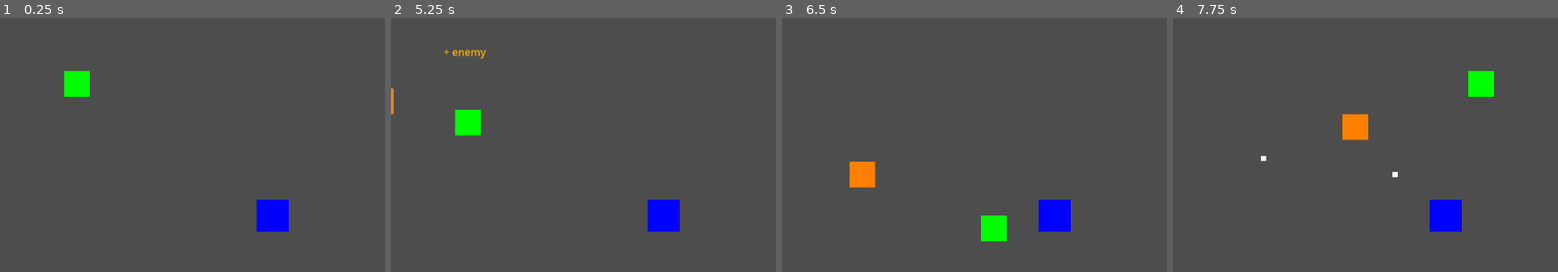
Above: before the commit, frames 1-4 (left to right).
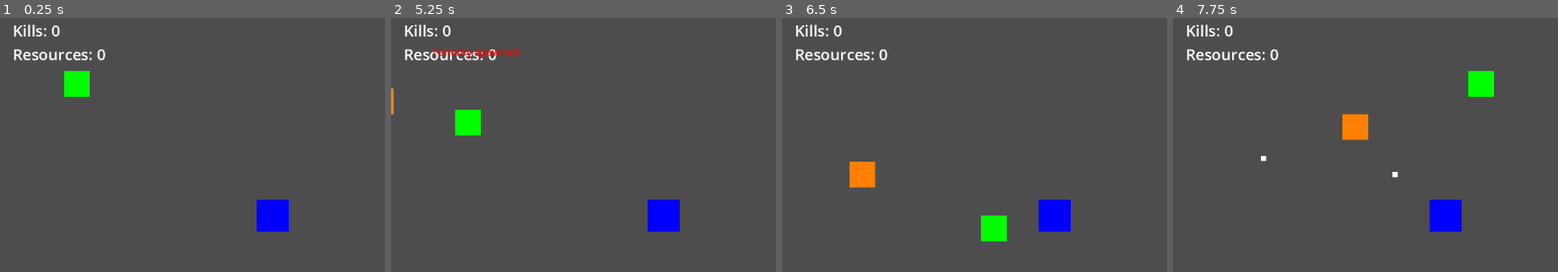
Above: after the commit, the same moments.

Repository: Sephon/testaiproject
Game: Godot game, scene res://Main.tscn
Same seed, same stepped clock (60 frames per second), same inputs: the game is played once before the commit and once after it.
Inputs:
- Up to frame 1 (0.25 s): no input
- Up to frame 2 (5.25 s): tap Enter at 0.5 s; hold Right (ui_right) 0.53-1.28 s; hold Down (ui_down) 1.28-2.03 s; hold Right (ui_right) 2.03-2.78 s; hold Up (ui_up) 2.78-3.53 s; hold Left (ui_left) 3.53-5.03 s; hold Down (ui_down) from 5.03 s (still down)
- Up to frame 3 (6.5 s): release Down (ui_down) at 5.78 s; hold Right (ui_right) from 5.78 s (still down)
- Up to frame 4 (7.75 s): release Right (ui_right) at 6.53 s; hold Up (ui_up) 6.53-7.28 s; hold Right (ui_right) from 7.28 s (still down)

The runs differ from the first frame. In frame 1, 0.8% of the frame differs, in the area x 3-28%, y 2-17%; in frame 2, 1.1%, in the area x 3-34%, y 2-17%; in frame 3, 0.8%; in frame 4, 0.8%.

Commit message:
UI and kill counts

Diff:
--- a/testaiproject/Enemy.gd
+++ b/testaiproject/Enemy.gd
@@ -31,6 +31,10 @@
 
 		if explosion_time >= explosion_duration:
 			print("Enemy destroyed after explosion")
+			# Notify Main scene about the kill
+			var main = get_node("/root/Main")
+			if main:
+				main.enemy_killed()
 			queue_free()
 
 func _on_body_entered(body):
--- a/testaiproject/Main.gd
+++ b/testaiproject/Main.gd
@@ -7,6 +7,10 @@
 var enemy_scene = preload("res://Enemy.tscn")
 var resource_node_scene = preload("res://ResourceNode.tscn")
 
+# UI variables
+var kills = 0
+var ui_label: Label
+
 # Spawn variables
 var spawn_timer = 0.0
 var spawn_interval = 5.0  # Spawn every 5 seconds
@@ -38,12 +42,15 @@
 	$Player.position = Vector2(100, 100)
 	$Tower.position = Vector2(400, 300)
 
+	# Create UI label
+	ui_label = Label.new()
+	ui_label.position = Vector2(20, 20)
+	ui_label.add_theme_font_size_override("font_size", 24)
+	add_child(ui_label)
+	update_ui()
+
 	# Connect the player's body_entered signal
-	if $Player is Area2D:
-		$Player.body_entered.connect(_on_player_body_entered)
-		print("\nConnected player body_entered signal")
-	else:
-		print("\nERROR: Player is not an Area2D!")
+	$Player.body_entered.connect(_on_player_body_entered)
 
 	print("Game initialized")
 
@@ -196,8 +203,8 @@
 	var floating_text = floating_text_scene.instantiate()
 	add_child(floating_text)
 	floating_text.position = $Player.position + Vector2(0, -30) # Position aboveplayer
-	floating_text.set_text("+ enemy")  # Use set_text function
-	floating_text.modulate = Color(1, 0.84, 0)  # Gold color
+	floating_text.set_text("! enemy spawned")  # Use set_text function
+	floating_text.modulate = Color(1, 0, 0)  # Gold color
 
 func spawn_resource_node():
 	# Count current resource nodes
@@ -213,6 +220,7 @@
 func add_resources(type: String, amount: int):
 	resources += amount
 	print("Resources: ", resources)
+	update_ui()
 
 	# Create floating text
 	if is_instance_valid($Player):
@@ -240,3 +248,11 @@
 		print("Player hit by enemy!")
 		player_dead = true
 		player_explosion_time = 0.0
+
+func enemy_killed() -> void:
+	kills += 1
+	update_ui()
+
+func update_ui() -> void:
+	if ui_label:
+		ui_label.text = "Kills: " + str(kills) + "\nResources: " + str(resources)
